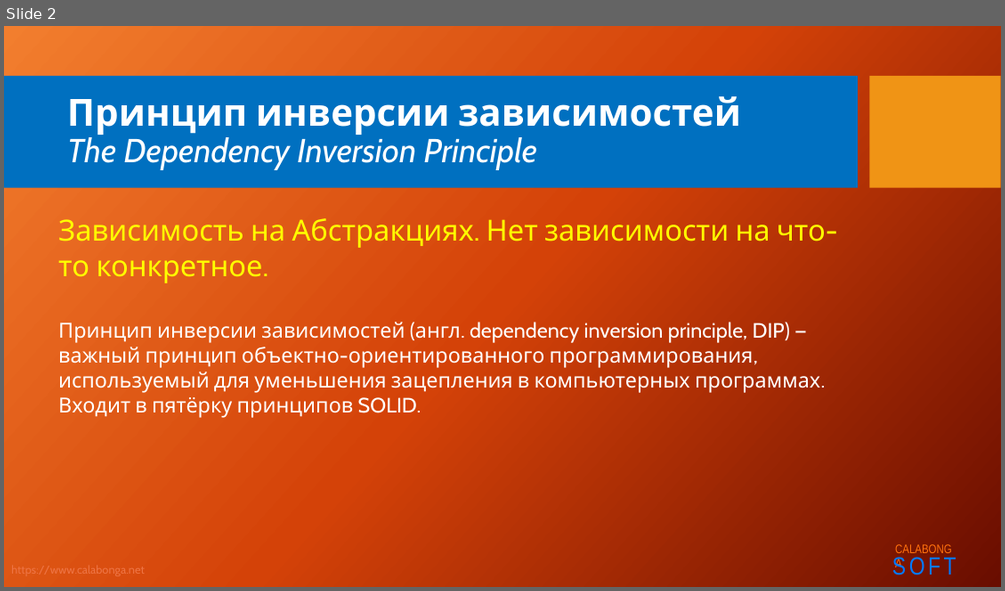
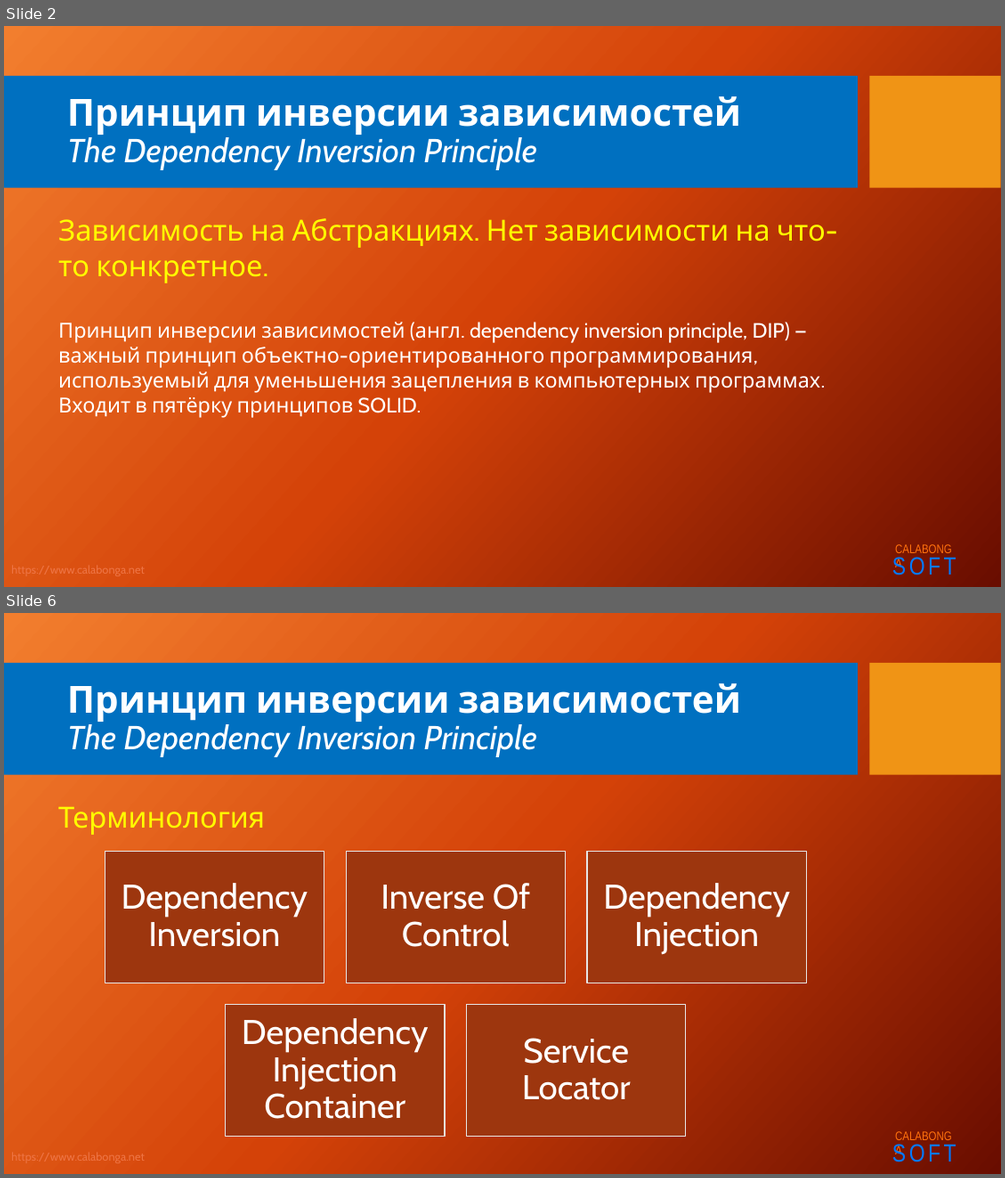
Before and after one commit to Calabonga/SOLID, a slide deck: Powerpoint/5.SOLID_D.pptx. Shown one above the other, each under a label of ours: slide 2 before the commit, slides 2 and 6 after it; the slides between them are not shown. The pictures are 1005x591 and 1005x1178 pixels, drawn with LibreOffice and Linux fonts; fonts in the diff are those of the drawing; background and template pictures are left out. Boxes give left, top, right and bottom in pixels: in the first picture for what was removed or moved away, otherwise in the second. Text is boxed around its words. In the diff, an @@ line names an element or a change of style, - is before the commit and + after.

```diff
--- a/Powerpoint/5.SOLID_D.pptx
+++ b/Powerpoint/5.SOLID_D.pptx
@@ slide 6 added at (x1=4, y1=613, x2=1001, y2=1174), background picture (left out); not listed: 5 template elements that a slide beside it also shows @@
@@ title added at (x1=67, y1=683, x2=741, y2=757), 32 pt, text #FFFFFF, italic @@
+Принцип инверсии зависимостей
+The Dependency Inversion Principle
@@ text added at (x1=58, y1=806, x2=265, y2=835), 28 pt, text #FFFF00 @@
+Терминология
@@ group added at (x1=105, y1=851, x2=807, y2=1136): 5 rectangles, 5 texts @@
+Dependency Inversion
+Inverse Of Control
+Dependency Injection
+Dependency Injection Container
+Service Locator
```
Also in this commit, not shown: 8 other slides added.
